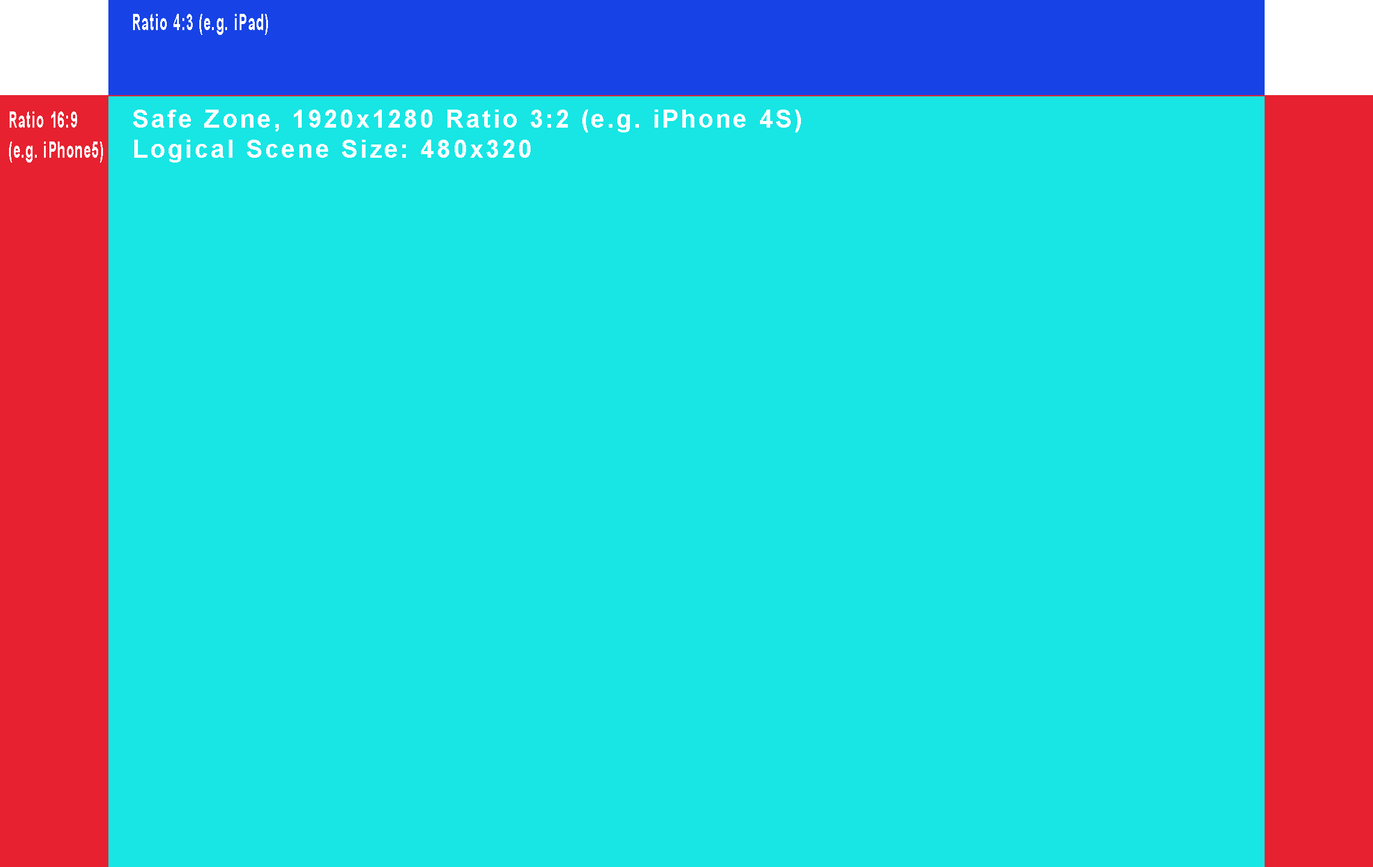
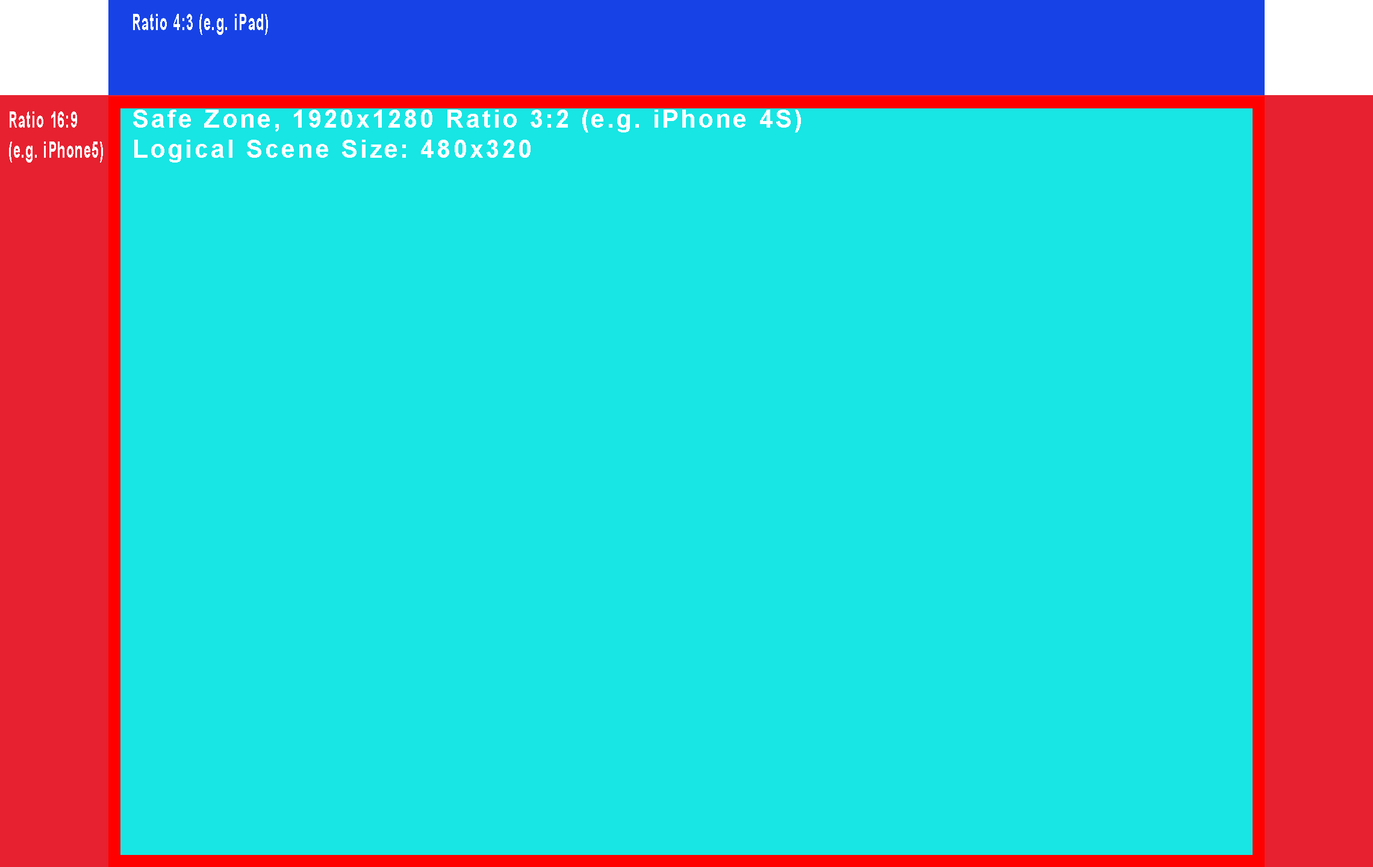
Layered file, before and after one edit (1373x867). Changes by layer:
added layer "Layer 2" in group "SafeScale" over [108, 96, 1266, 867]
